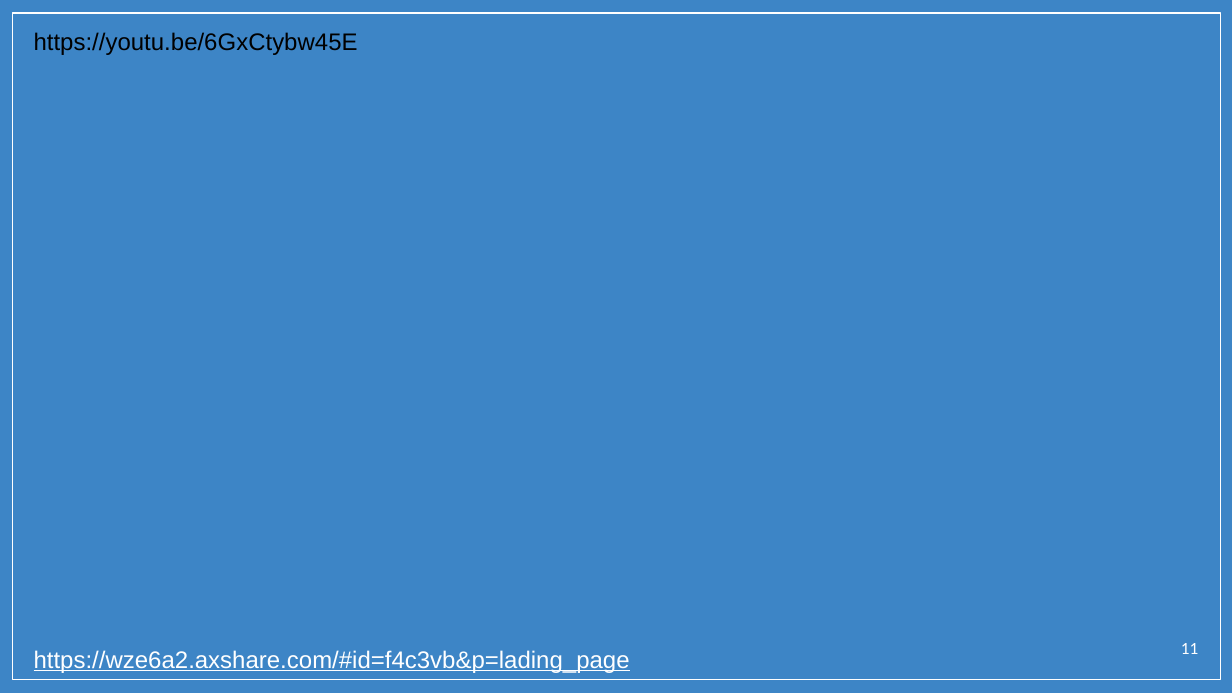
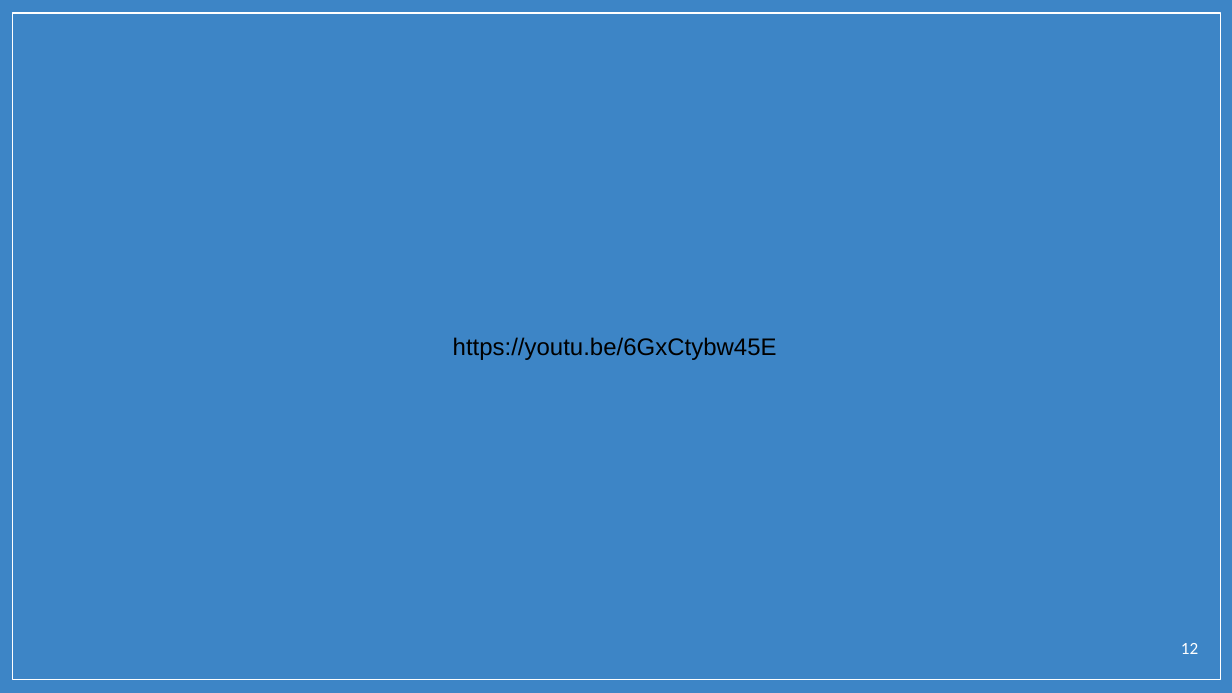
Before and after one commit to jbcaridad/userdessf181-A1-jbcaridad-emgarcia, a slide deck: slide 12 of UIUX/Connect.pptx (slide 11 before the commit). Drawn at 1232x693 pixels with LibreOffice and Linux fonts; fonts in the diff are those of the drawing; background and template pictures are left out. Boxes give left, top, right and bottom in pixels: in the first picture for what was removed or moved away, otherwise in the second. Text is boxed around its words. In the diff, an @@ line names an element or a change of style, - is before the commit and + after.

Commit message:
updated ppt 11:35

```diff
--- a/UIUX/Connect.pptx
+++ b/UIUX/Connect.pptx
@@ text "https://youtu.be/6GxCtybw45E": place and size @@
-text "https://youtu.be/6GxCtybw45E" at (34, 32, 358, 55)
+text "https://youtu.be/6GxCtybw45E" at (453, 337, 777, 360)
@@ text removed at (34, 650, 630, 673) @@
-https://wze6a2.axshare.com/#id=f4c3vb&p=lading_page
@@ page number at (1181, 643, 1198, 654): text changed @@
-11
+12
```
Also in this commit, not shown: 3 slides added, 1 slide removed.
